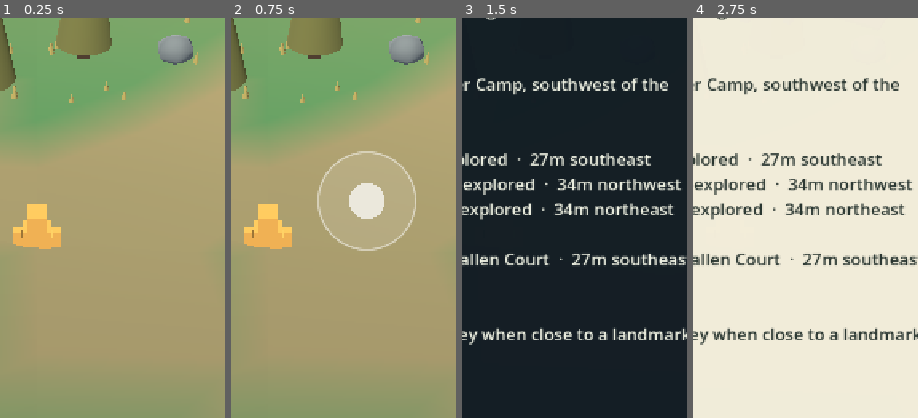
Above: before the commit, frames 1-4 (left to right).
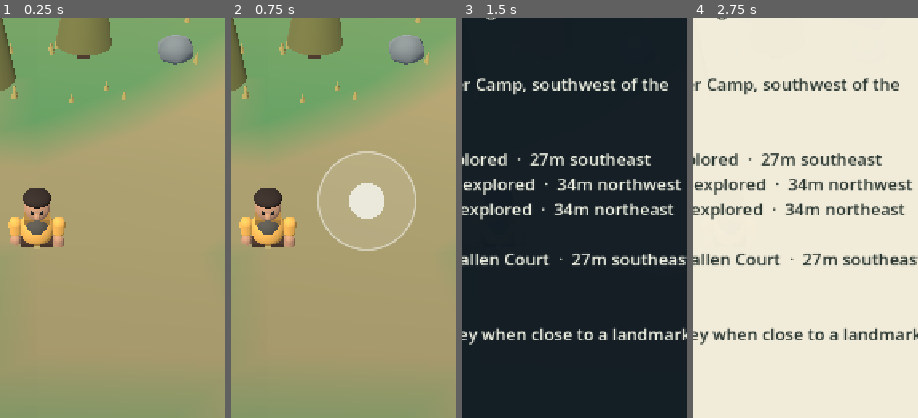
Above: after the commit, the same moments.

Repository: mozrin/grimreach
Game: Godot game, scene res://main.tscn
Same seed, same stepped clock (60 frames per second), same inputs: the game is played once before the commit and once after it.
Inputs (mouse positions are % of the whole screen's width and height, from its top left):
- Up to frame 1 (0.25 s): no input
- Up to frame 2 (0.75 s): tap Enter at 0.5 s; move the mouse to (72, 45) at 0.52 s; hold D from 0.53 s (still down); tap F at 0.6 s; click (72, 45) at 0.67 s
- Up to frame 3 (1.5 s): release D at 1.25 s; click "Journal (0)" at 1.25 s
- Up to frame 4 (2.75 s): click "Light" at 2 s
The pictures show only the part of the screen within x 42-92%, y 22-72%; the shares and areas given below are measured in that part.

The runs differ from the first frame. In frame 1, 2.2% of the frame differs, in the area x 3-30%, y 42-58%; in frame 2, 2.2%; in frame 3, less than 0.1%; in frame 4, less than 0.1%.

Commit message:
feat(character): give explorer a fluid humanoid walk
Replace the box avatar with an articulated procedural character and smooth visual movement between authoritative snapshots.

- Add face, outfit, limbs, hands, and boots for local and remote explorers
- Blend stepping, body sway, facing, and idle transitions
- Validate character motion and document the new client behavior

Diff:
--- /dev/null
+++ b/client/character/explorer.gd
@@ -0,0 +1,165 @@
+extends Node3D
+
+var target_position := Vector3.ZERO
+var target_yaw := 0.0
+var has_snapshot := false
+var moving := false
+var gait_weight := 0.0
+var gait_phase := 0.0
+
+var body: Node3D
+var left_arm: Node3D
+var right_arm: Node3D
+var left_elbow: Node3D
+var right_elbow: Node3D
+var left_leg: Node3D
+var right_leg: Node3D
+var left_knee: Node3D
+var right_knee: Node3D
+var head: Node3D
+
+
+func configure(cloak_color: Color) -> void:
+	var cloak := _material(cloak_color)
+	var darker_cloak := _material(cloak_color.darkened(0.32))
+	var shirt := _material(Color(0.31, 0.29, 0.25))
+	var skin := _material(Color(0.76, 0.55, 0.40))
+	var hair := _material(Color(0.18, 0.13, 0.10))
+	var leather := _material(Color(0.25, 0.17, 0.12))
+	var metal := _material(Color(0.76, 0.68, 0.42))
+	var eye := _material(Color(0.09, 0.10, 0.10))
+
+	body = Node3D.new()
+	body.name = "body"
+	add_child(body)
+	_add_capsule(body, "torso", 0.42, 0.88, Vector3(0, 1.46, 0), cloak)
+	_add_capsule(body, "chest", 0.36, 0.62, Vector3(0, 1.61, 0.09), shirt)
+	_add_box(body, "belt", Vector3(0.77, 0.13, 0.51), Vector3(0, 1.10, 0), leather)
+	_add_box(body, "buckle", Vector3(0.18, 0.12, 0.06), Vector3(0, 1.10, 0.29), metal)
+	_add_capsule(body, "neck", 0.13, 0.25, Vector3(0, 1.96, 0), skin)
+
+	head = Node3D.new()
+	head.name = "head"
+	head.position = Vector3(0, 2.14, 0)
+	body.add_child(head)
+	_add_sphere(head, "face", Vector3(0.31, 0.37, 0.30), Vector3.ZERO, skin)
+	_add_sphere(head, "hair", Vector3(0.33, 0.18, 0.31), Vector3(0, 0.25, -0.025), hair)
+	_add_sphere(head, "nose", Vector3(0.07, 0.10, 0.09), Vector3(0, -0.03, 0.32), skin)
+	for side in [-1.0, 1.0]:
+		_add_sphere(head, "eye_%s" % side, Vector3(0.045, 0.055, 0.025), Vector3(side * 0.12, 0.06, 0.29), eye)
+	_add_box(head, "scarf", Vector3(0.64, 0.13, 0.43), Vector3(0, -0.31, 0), darker_cloak)
+
+	left_arm = _make_arm(body, "left_arm", -1.0, cloak, skin, leather)
+	right_arm = _make_arm(body, "right_arm", 1.0, cloak, skin, leather)
+	left_elbow = left_arm.get_node("elbow")
+	right_elbow = right_arm.get_node("elbow")
+	left_leg = _make_leg(body, "left_leg", -1.0, darker_cloak, leather)
+	right_leg = _make_leg(body, "right_leg", 1.0, darker_cloak, leather)
+	left_knee = left_leg.get_node("knee")
+	right_knee = right_leg.get_node("knee")
+
+
+func accept_snapshot(world_position: Vector3) -> void:
+	if not has_snapshot:
+		position = world_position
+		target_position = world_position
+		has_snapshot = true
+		return
+	var travel := Vector2(world_position.x - target_position.x, world_position.z - target_position.z)
+	moving = travel.length() > 0.025
+	if moving:
+		target_yaw = atan2(travel.x, travel.y)
+	target_position = world_position
+
+
+func advance(delta: float) -> void:
+	if not has_snapshot:
+		return
+	var position_blend := 1.0 - exp(-delta * 12.0)
+	position = position.lerp(target_position, position_blend)
+	rotation.y = lerp_angle(rotation.y, target_yaw, 1.0 - exp(-delta * 13.0))
+	gait_weight = lerpf(gait_weight, 1.0 if moving else 0.0, 1.0 - exp(-delta * 9.0))
+	if gait_weight < 0.005:
+		gait_weight = 0.0
+	gait_phase += delta * 9.2 * gait_weight
+	var swing := sin(gait_phase) * gait_weight
+	left_leg.rotation.x = swing * 0.55
+	right_leg.rotation.x = -swing * 0.55
+	left_knee.rotation.x = maxf(0.0, -swing) * 0.62
+	right_knee.rotation.x = maxf(0.0, swing) * 0.62
+	left_arm.rotation.x = -swing * 0.42
+	right_arm.rotation.x = swing * 0.42
+	left_elbow.rotation.x = -0.18 - maxf(0.0, swing) * 0.18
+	right_elbow.rotation.x = -0.18 - maxf(0.0, -swing) * 0.18
+	body.position.y = absf(sin(gait_phase)) * 0.075 * gait_weight
+	body.rotation.z = sin(gait_phase) * 0.025 * gait_weight
+	body.rotation.x = -0.035 * gait_weight
+	head.rotation.z = -body.rotation.z * 0.5
+
+
+func _make_arm(parent: Node3D, part_name: String, side: float, sleeve: Material, skin: Material, leather: Material) -> Node3D:
+	var shoulder := Node3D.new()
+	shoulder.name = part_name
+	shoulder.position = Vector3(side * 0.48, 1.79, 0)
+	parent.add_child(shoulder)
+	_add_capsule(shoulder, "upper", 0.16, 0.57, Vector3(side * 0.04, -0.30, 0), sleeve)
+	var elbow := Node3D.new()
+	elbow.name = "elbow"
+	elbow.position = Vector3(side * 0.05, -0.57, 0)
+	shoulder.add_child(elbow)
+	_add_capsule(elbow, "forearm", 0.13, 0.50, Vector3(0, -0.27, 0), skin)
+	_add_sphere(elbow, "hand", Vector3(0.15, 0.15, 0.13), Vector3(0, -0.56, 0), leather)
+	return shoulder
+
+
+func _make_leg(parent: Node3D, part_name: String, side: float, trouser: Material, boot: Material) -> Node3D:
+	var hip := Node3D.new()
+	hip.name = part_name
+	hip.position = Vector3(side * 0.22, 1.06, 0)
+	parent.add_child(hip)
+	_add_capsule(hip, "thigh", 0.19, 0.68, Vector3(0, -0.34, 0), trouser)
+	var knee := Node3D.new()
+	knee.name = "knee"
+	knee.position = Vector3(0, -0.68, 0)
+	hip.add_child(knee)
+	_add_capsule(knee, "shin", 0.16, 0.58, Vector3(0, -0.30, 0), trouser)
+	_add_box(knee, "boot", Vector3(0.31, 0.25, 0.49), Vector3(0, -0.62, 0.10), boot)
+	return hip
+
+
+func _material(color: Color) -> StandardMaterial3D:
+	var material := StandardMaterial3D.new()
+	material.albedo_color = color
+	material.roughness = 0.92
+	return material
+
+
+func _add_capsule(parent: Node3D, part_name: String, radius: float, height: float, offset: Vector3, material: Material) -> void:
+	var mesh := CapsuleMesh.new()
+	mesh.radius = radius
+	mesh.height = height
+	_add_mesh(parent, part_name, mesh, offset, material)
+
+
+func _add_sphere(parent: Node3D, part_name: String, scale_size: Vector3, offset: Vector3, material: Material) -> void:
+	var mesh := SphereMesh.new()
+	mesh.radius = 1.0
+	mesh.height = 2.0
+	var part := _add_mesh(parent, part_name, mesh, offset, material)
+	part.scale = scale_size
+
+
+func _add_box(parent: Node3D, part_name: String, dimensions: Vector3, offset: Vector3, material: Material) -> void:
+	var mesh := BoxMesh.new()
+	mesh.size = dimensions
+	_add_mesh(parent, part_name, mesh, offset, material)
+
+
+func _add_mesh(parent: Node3D, part_name: String, mesh: Mesh, offset: Vector3, material: Material) -> MeshInstance3D:
+	var part := MeshInstance3D.new()
+	part.name = part_name
+	part.mesh = mesh
+	part.material_override = material
+	part.position = offset
+	parent.add_child(part)
+	return part
--- a/client/main.gd
+++ b/client/main.gd
@@ -2,6 +2,7 @@
 
 const TERRAIN_SCRIPT = preload("res://world/terrain.gd")
 const JOURNAL_SCRIPT = preload("res://exploration/journal.gd")
+const EXPLORER_SCRIPT = preload("res://character/explorer.gd")
 const PORT := 7777
 const MOVE_INTERVAL := 0.1
 const JOYSTICK_RADIUS := 78.0
@@ -14,7 +15,6 @@
 var avatars := {}
 var camera_yaw := 0.0
 var input_elapsed := 0.0
-var animation_elapsed := 0.0
 var move_touch_index := -1
 var move_touch_origin := Vector2.ZERO
 var move_touch_offset := Vector2.ZERO
@@ -40,9 +40,9 @@
 
 
 func _process(delta: float) -> void:
-	animation_elapsed += delta
 	_poll_connection()
-	_animate_avatars()
+	for avatar in avatars.values():
+		avatar.advance(delta)
 	if Input.is_key_pressed(KEY_Q):
 		camera_yaw += delta * 1.8
 	if Input.is_key_pressed(KEY_E):
@@ -150,11 +150,7 @@
 				var avatar: Node3D = avatars[id]
 				var x := float(item.get("x", 0.0))
 				var z := float(item.get("z", 0.0))
-				var travel := Vector2(x - avatar.position.x, z - avatar.position.z)
-				avatar.set_meta("walking", travel.length() > 0.02)
-				if travel.length() > 0.02:
-					avatar.rotation.y = atan2(travel.x, travel.y)
-				avatar.position = Vector3(x, terrain.height_at(x, z), z)
+				avatar.accept_snapshot(Vector3(x, terrain.height_at(x, z), z))
 			for id in avatars.keys():
 				if not seen.has(id):
 					avatars[id].queue_free()
@@ -231,39 +227,11 @@
 
 
 func _build_avatar(id: String, color: Color) -> void:
-	var avatar := Node3D.new()
+	var avatar = EXPLORER_SCRIPT.new()
 	avatar.name = id
 	add_child(avatar)
-	var material := StandardMaterial3D.new()
-	material.albedo_color = color
-	_add_avatar_part(avatar, "torso", Vector3(0.7, 0.9, 0.42), Vector3(0, 1.05, 0), material)
-	_add_avatar_part(avatar, "head", Vector3(0.48, 0.48, 0.48), Vector3(0, 1.75, 0), material)
-	_add_avatar_part(avatar, "left_arm", Vector3(0.22, 0.78, 0.25), Vector3(-0.48, 1.0, 0), material)
-	_add_avatar_part(avatar, "right_arm", Vector3(0.22, 0.78, 0.25), Vector3(0.48, 1.0, 0), material)
-	_add_avatar_part(avatar, "left_leg", Vector3(0.25, 0.8, 0.3), Vector3(-0.2, 0.4, 0), material)
-	_add_avatar_part(avatar, "right_leg", Vector3(0.25, 0.8, 0.3), Vector3(0.2, 0.4, 0), material)
+	avatar.configure(color)
 	avatars[id] = avatar
-
-
-func _add_avatar_part(avatar: Node3D, part_name: String, size: Vector3, placement: Vector3, material: Material) -> void:
-	var part := MeshInstance3D.new()
-	part.name = part_name
-	var mesh := BoxMesh.new()
-	mesh.size = size
-	part.mesh = mesh
-	part.material_override = material
-	part.position = placement
-	avatar.add_child(part)
-
-
-func _animate_avatars() -> void:
-	for avatar: Node3D in avatars.values():
-		var stride := sin(animation_elapsed * 11.0) * 0.55 if avatar.get_meta("walking", false) else 0.0
-		avatar.get_node("left_leg").rotation.x = stride
-		avatar.get_node("right_leg").rotation.x = -stride
-		avatar.get_node("left_arm").rotation.x = -stride
-		avatar.get_node("right_arm").rotation.x = stride
-		avatar.get_node("torso").position.y = 1.05 + abs(sin(animation_elapsed * 11.0)) * 0.06 if avatar.get_meta("walking", false) else 1.05
 
 
 func _build_interface() -> void:
--- /dev/null
+++ b/client/tests/explorer_smoke.gd
@@ -0,0 +1,33 @@
+extends SceneTree
+
+const EXPLORER_SCRIPT = preload("res://character/explorer.gd")
+
+
+func _initialize() -> void:
+	var explorer = EXPLORER_SCRIPT.new()
+	root.add_child(explorer)
+	explorer.configure(Color(0.95, 0.68, 0.29))
+	for part in ["body/head/face", "body/head/nose", "body/left_arm/elbow/hand", "body/right_leg/knee/boot"]:
+		if not explorer.has_node(part):
+			push_error("Explorer anatomy is missing %s" % part)
+			quit(1)
+			return
+	explorer.accept_snapshot(Vector3.ZERO)
+	explorer.accept_snapshot(Vector3(0, 0, -1))
+	explorer.advance(0.016)
+	if explorer.position.z >= 0.0 or explorer.position.z <= -1.0:
+		push_error("Visual position should interpolate between server snapshots")
+		quit(1)
+	for step in range(24):
+		explorer.advance(0.016)
+	if explorer.gait_weight < 0.5 or absf(explorer.left_leg.rotation.x) < 0.01:
+		push_error("Walking did not blend into articulated movement")
+		quit(1)
+	explorer.accept_snapshot(Vector3(0, 0, -1))
+	for step in range(50):
+		explorer.advance(0.016)
+	if explorer.gait_weight > 0.01 or absf(explorer.left_leg.rotation.x) > 0.01:
+		push_error("Explorer did not settle into idle after movement stopped")
+		quit(1)
+	print("Explorer movement smoke test passed")
+	quit()
Not shown, added: client/character/explorer.gd.uid
Not shown, added: client/tests/explorer_smoke.gd.uid
